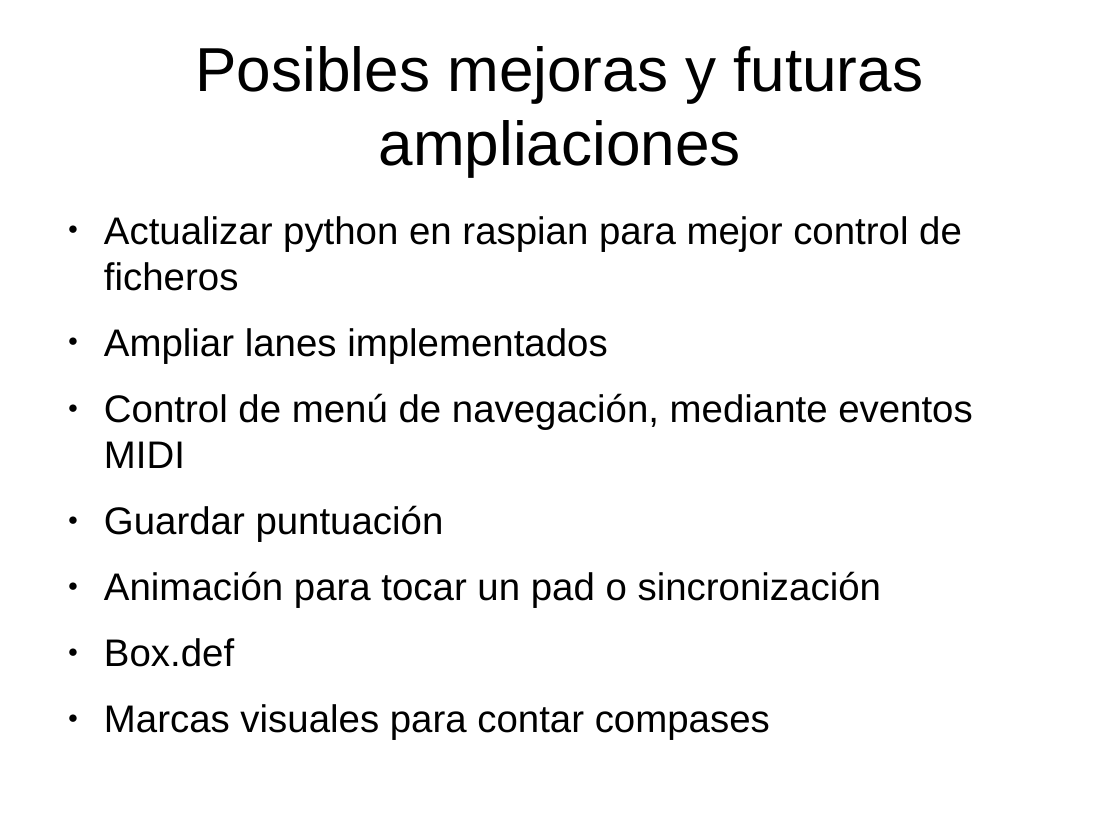
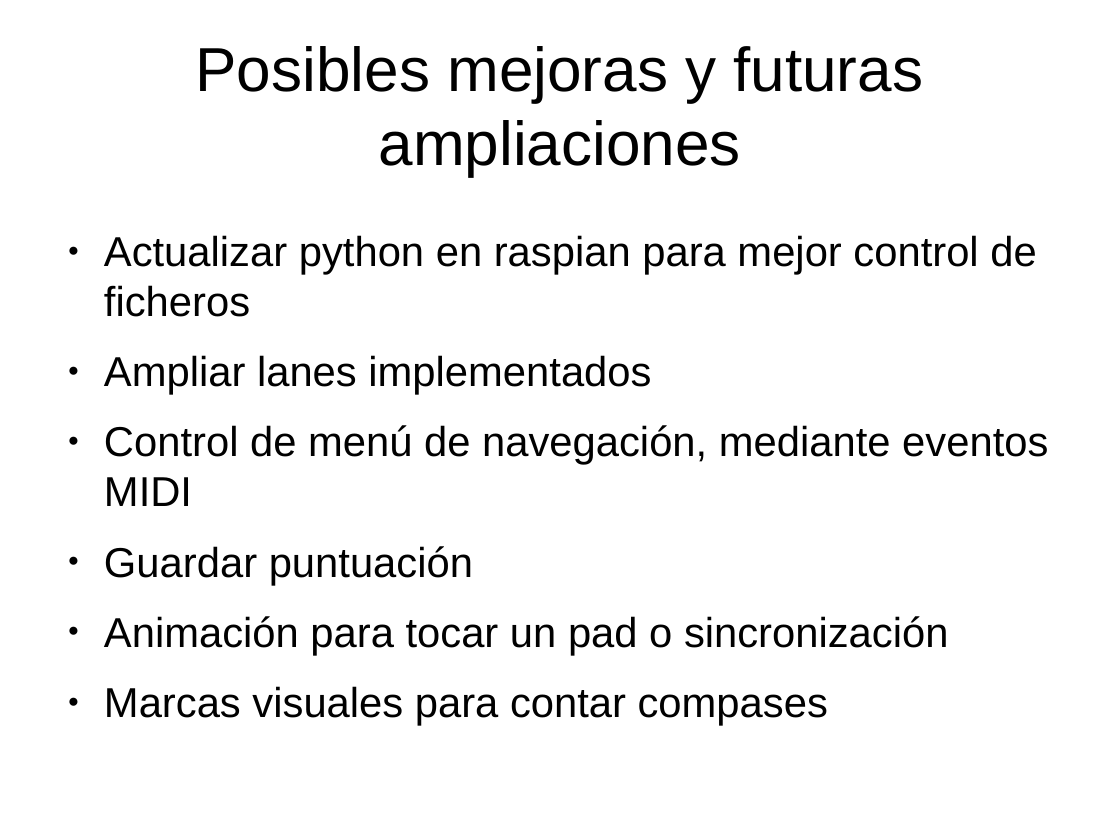
Before and after one commit to kapoira/pyDTX, a slide deck: slide 23 of Documentacion_proyecto/Presentacion pydtx.odp (slide 22 before the commit). Drawn at 1120x840 pixels with LibreOffice and Linux fonts; fonts in the diff are those of the drawing. Boxes give left, top, right and bottom in pixels: in the first picture for what was removed or moved away, otherwise in the second. Text is boxed around its words. In the diff, an @@ line names an element or a change of style, - is before the commit and + after.

```diff
--- a/Documentacion_proyecto/Presentacion pydtx.odp
+++ b/Documentacion_proyecto/Presentacion pydtx.odp
@@ text "Actualizar python en raspian para ..." at (x1=104, y1=235, x2=1048, y2=726): size 27.2 to 29.6 pt @@
@@ text at (x1=104, y1=638, x2=234, y2=667): paragraph removed @@
-● Box.def
```
Also in this commit, not shown: 1 other slide changed, 1 slide added, 7 other files.
